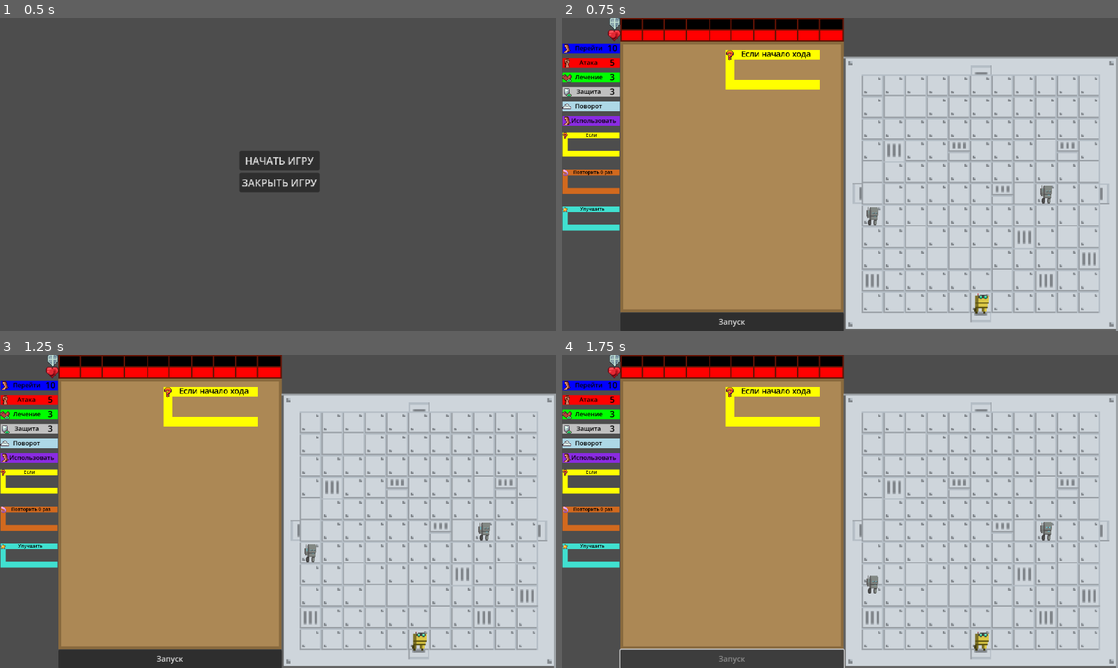
Above: before the commit, frames 1-4 (two rows, left to right).
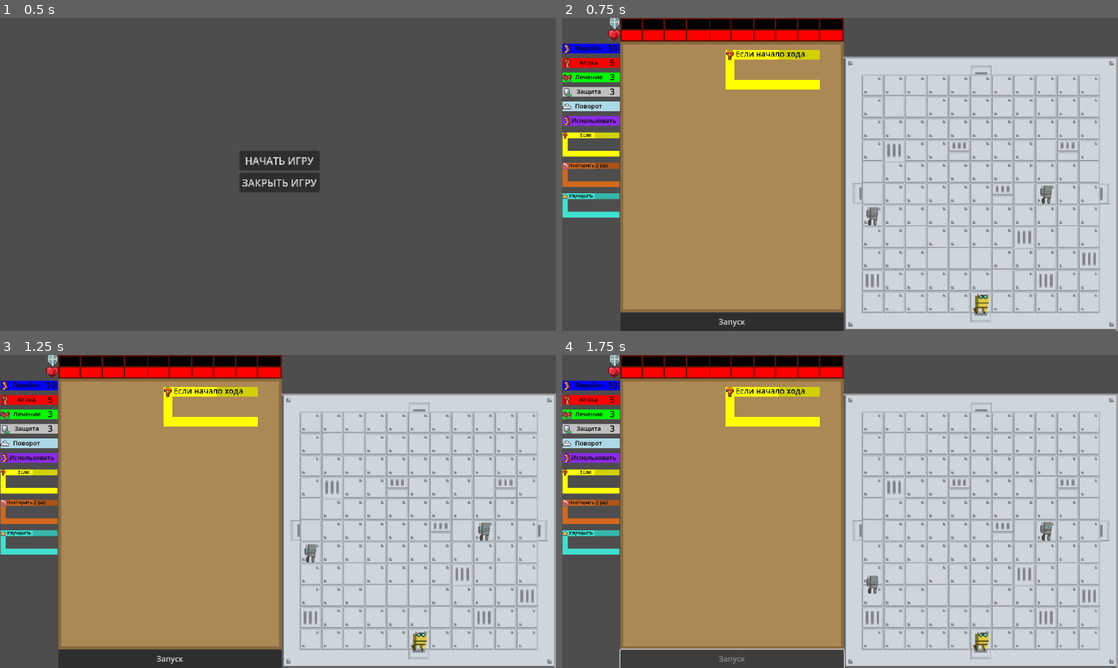
Above: after the commit, the same moments.

Repository: timurkinBits/scratch_roguelike
Game: Godot game, scene res://scenes/main_menu.tscn
Two runs of this game, one before a commit and one after it. Both use one fixed random seed, a clock stepped at 60 frames per second and the inputs below.
Inputs:
- Up to frame 1 (0.5 s): no input
- Up to frame 2 (0.75 s): click "НАЧАТЬ ИГРУ" at 0.5 s
- Up to frame 3 (1.25 s): no input
- Up to frame 4 (1.75 s): click "Запуск" at 1.25 s

Frame 1 is identical in both runs. In frame 2, 2.0% of the frame differs, in the area x 0-47%, y 10-68%; in frame 3, 2.0%; in frame 4, 2.0%.

Commit message:
block menu

Diff:
--- a/scenes/Command.tscn
+++ b/scenes/Command.tscn
@@ -1,17 +1,20 @@
-[gd_scene load_steps=6 format=3 uid="uid://bfi0oibojw25c"]
+[gd_scene load_steps=7 format=3 uid="uid://bfi0oibojw25c"]
 
 [ext_resource type="Script" uid="uid://dtyn16jw6v334" path="res://scripts/Command.gd" id="1_u6u2w"]
 [ext_resource type="Texture2D" uid="uid://dwcjksqiy8sbm" path="res://sprites/arrow_up.svg" id="2_r3s1r"]
 
 [sub_resource type="RectangleShape2D" id="RectangleShape2D_qfsrn"]
-size = Vector2(305.503, 65.0218)
+size = Vector2(312.218, 65.0218)
 
 [sub_resource type="LabelSettings" id="LabelSettings_5kyvh"]
 font_size = 13
 font_color = Color(0, 0, 0, 1)
 
+[sub_resource type="LabelSettings" id="LabelSettings_r3s1r"]
+font_color = Color(0, 0, 0, 1)
+
 [sub_resource type="RectangleShape2D" id="RectangleShape2D_r3s1r"]
-size = Vector2(20.4043, 14.9291)
+size = Vector2(26, 20)
 
 [node name="Command" type="Node2D"]
 script = ExtResource("1_u6u2w")
@@ -19,7 +22,7 @@
 [node name="Area2D" type="Area2D" parent="."]
 
 [node name="CollisionShape2D" type="CollisionShape2D" parent="Area2D"]
-position = Vector2(45.5, 10)
+position = Vector2(46.5, 10)
 scale = Vector2(0.297869, 0.307589)
 shape = SubResource("RectangleShape2D_qfsrn")
 
@@ -56,28 +59,26 @@
 [node name="NumLabel" type="Label" parent="Texture"]
 texture_filter = 6
 layout_mode = 0
-offset_left = 89.0
-offset_top = -3.0
-offset_right = 112.0
-offset_bottom = 15.0
-scale = Vector2(1.33966, 1.33966)
+offset_left = 92.0
+offset_top = -2.0
+offset_right = 119.0
+offset_bottom = 21.0
 text = "1"
-label_settings = SubResource("LabelSettings_5kyvh")
+label_settings = SubResource("LabelSettings_r3s1r")
 horizontal_alignment = 1
 
 [node name="NumArea" type="Area2D" parent="Texture/NumLabel"]
-position = Vector2(3, 0)
 
 [node name="CollisionShape2D" type="CollisionShape2D" parent="Texture/NumLabel/NumArea"]
-position = Vector2(9.44153, 9.70394)
+position = Vector2(14, 12)
 shape = SubResource("RectangleShape2D_r3s1r")
 
 [node name="ColorRect" type="ColorRect" parent="Texture/NumLabel"]
 layout_mode = 0
-offset_left = 2.23937
-offset_top = 2.23937
-offset_right = 23.2394
-offset_bottom = 17.2394
+offset_left = 1.0
+offset_top = 2.0
+offset_right = 27.0
+offset_bottom = 22.0
 mouse_filter = 2
 color = Color(0, 0, 0, 0.341176)
 
--- a/scenes/block.tscn
+++ b/scenes/block.tscn
@@ -1,10 +1,17 @@
-[gd_scene load_steps=4 format=3 uid="uid://bti8fmdpm8cgl"]
+[gd_scene load_steps=7 format=3 uid="uid://bti8fmdpm8cgl"]
 
 [ext_resource type="Script" uid="uid://cuagnks6lfimo" path="res://scripts/Block.gd" id="1_xy3v5"]
 [ext_resource type="LabelSettings" uid="uid://di7qwojobxj1y" path="res://sprites/Command.tres" id="2_pghf5"]
+[ext_resource type="Texture2D" uid="uid://dwcjksqiy8sbm" path="res://sprites/arrow_up.svg" id="3_wtxr1"]
+
+[sub_resource type="RectangleShape2D" id="RectangleShape2D_bwmav"]
+size = Vector2(102, 22)
 
 [sub_resource type="RectangleShape2D" id="RectangleShape2D_omwid"]
-size = Vector2(19.4111, 18.3651)
+size = Vector2(19.4111, 18.3492)
+
+[sub_resource type="RectangleShape2D" id="RectangleShape2D_wtxr1"]
+size = Vector2(95, 22)
 
 [node name="Block" type="Node2D"]
 z_index = 1
@@ -38,13 +45,20 @@
 mouse_filter = 2
 metadata/_edit_use_anchors_ = true
 
+[node name="ColorRect" type="ColorRect" parent="Texture"]
+layout_mode = 0
+offset_left = 122.0
+offset_right = 217.0
+offset_bottom = 22.0
+mouse_filter = 2
+color = Color(0.366595, 0.366595, 0.366595, 0.286275)
+
 [node name="Area2D" type="Area2D" parent="."]
 collision_layer = 2
 
 [node name="CollisionUp" type="CollisionShape2D" parent="Area2D"]
-position = Vector2(109, 11)
-scale = Vector2(11.16, 1.2)
-shape = SubResource("RectangleShape2D_omwid")
+position = Vector2(71, 11)
+shape = SubResource("RectangleShape2D_bwmav")
 
 [node name="CollisionDown" type="CollisionShape2D" parent="Area2D"]
 position = Vector2(109, 100.981)
@@ -57,17 +71,44 @@
 scale = Vector2(1.03034, -6.10681)
 shape = SubResource("RectangleShape2D_omwid")
 
+[node name="CollisionUpProperty" type="CollisionShape2D" parent="Area2D"]
+position = Vector2(169.5, 11)
+shape = SubResource("RectangleShape2D_wtxr1")
+
 [node name="Label" type="Label" parent="."]
-offset_left = 13.0
+offset_left = 23.0
 offset_top = -4.0
-offset_right = 220.0
+offset_right = 122.0
 offset_bottom = 24.0
+text = "Если"
 label_settings = ExtResource("2_pghf5")
-horizontal_alignment = 1
-metadata/_edit_use_anchors_ = true
+horizontal_alignment = 2
 
 [node name="Icon" type="Sprite2D" parent="."]
 position = Vector2(10, 12)
 scale = Vector2(0.7, 0.7)
 
+[node name="Up" type="Button" parent="."]
+visible = false
+z_index = 20
+offset_left = 162.0
+offset_top = -15.0
+offset_right = 970.0
+offset_bottom = 793.0
+scale = Vector2(0.01854, 0.01854)
+icon = ExtResource("3_wtxr1")
+
+[node name="Down" type="Button" parent="."]
+visible = false
+z_index = 20
+offset_left = 177.0
+offset_top = 37.0
+offset_right = 985.0
+offset_bottom = 845.0
+rotation = 3.14159
+scale = Vector2(0.01854, 0.01854)
+icon = ExtResource("3_wtxr1")
+
 [connection signal="input_event" from="Area2D" to="." method="_on_area_2d_input_event"]
+[connection signal="pressed" from="Up" to="." method="_on_up_pressed"]
+[connection signal="pressed" from="Down" to="." method="_on_down_pressed"]
--- a/scenes/command_menu.tscn
+++ b/scenes/command_menu.tscn
@@ -37,12 +37,11 @@
 text = "_"
 
 [node name="Block2" parent="." instance=ExtResource("3_83ksq")]
-position = Vector2(0, 337)
+position = Vector2(0, 310)
 scale = Vector2(0.545718, 0.545718)
 type = 3
 
 [node name="Block3" parent="." instance=ExtResource("3_83ksq")]
-position = Vector2(0, 261)
+position = Vector2(0, 247)
 scale = Vector2(0.545718, 0.545718)
 type = 2
-loop_count = 0
--- a/scenes/wall.tscn
+++ b/scenes/wall.tscn
@@ -19,5 +19,6 @@
 texture = SubResource("AtlasTexture_e00m8")
 
 [node name="CollisionShape2D" type="CollisionShape2D" parent="."]
+visible = false
 position = Vector2(-0.0224013, -0.00954294)
 shape = SubResource("RectangleShape2D_2ktk7")
--- a/scripts/Block.gd
+++ b/scripts/Block.gd
@@ -2,8 +2,6 @@
 class_name Block
 
 enum BlockType { NONE, CONDITION, LOOP, ABILITY }
-
-signal menu_command_clicked(type: int)
 
 @export_category("Block Settings")
 @export var type: BlockType
@@ -23,16 +21,24 @@
 @onready var texture_up = $Texture/TextureUp
 @onready var texture_down = $Texture/TextureDown
 @onready var texture_left = $Texture/TextureLeft
+@onready var buttons = [$Up, $Down]
+@onready var table = $'../..'
 
 var slots: Array[CommandSlot] = []
 var parent_slot: CommandSlot = null
 var config: Dictionary
 var original_slot_commands: Array = []
 var is_menu_command: bool = false
+var is_settings: bool = false
 
 const AVAILABLE_CONDITIONS = [
-	"начало хода",
 	"здоровье < 50%",
+]
+
+const AVAILABLE_ABILITIES = [
+	"+1 урон",
+	"+1 движ.",
+	"+1 защита",
 ]
 
 var block_configs = {
@@ -63,10 +69,8 @@
 	config = block_configs[type]
 	update_appearance()
 	initialize_slots()
-
-	if type == BlockType.CONDITION and text.is_empty():
-		text = AVAILABLE_CONDITIONS[0]
-		update_appearance()
+	buttons[0].visible = false  # Скрываем кнопку "Up"
+	buttons[1].visible = false  # Скрываем кнопку "Down"
 
 func initialize_slots() -> void:
 	if slots.is_empty():
@@ -138,10 +142,11 @@
 
 func recreate_collision_shapes(total_height: float) -> void:
 	for child in area.get_children():
-		child.queue_free()
-
-	create_collision_rectangle("CollisionUp", texture_up.size,
-		Vector2(texture_up.size.x / 2, texture_up.size.y / 2))
+		if !child.name == "CollisionUpProperty":
+			child.queue_free()
+	var size_up = texture_up.size.x / 1.78
+	create_collision_rectangle("CollisionUp", Vector2(size_up, texture_up.size.y),
+		Vector2(size_up / 2, texture_up.size.y / 2))
 
 	create_collision_rectangle("CollisionDown", texture_down.size,
 		Vector2(texture_down.size.x / 2, total_height + texture_down.size.y / 2))
@@ -295,8 +300,81 @@
 		text = new_condition
 		update_appearance()
 
-
-func _on_area_2d_input_event(viewport: Node, event: InputEvent, shape_idx: int) -> void:
+func set_ability(new_ability: String) -> void:
+	if type == BlockType.ABILITY and new_ability in AVAILABLE_ABILITIES:
+		text = new_ability
+		update_appearance()
+
+func change_loop_count(amount: int) -> void:
+	if type == BlockType.LOOP:
+		loop_count = clamp(loop_count + amount, 2, 2)
+		update_appearance()
+		initialize_slots()
+
+func navigate_options(direction: int) -> void:
+	match type:
+		BlockType.CONDITION:
+			_navigate_conditions(direction)
+		BlockType.LOOP:
+			change_loop_count(direction)
+		BlockType.ABILITY:
+			_navigate_abilities(direction)
+
+func _navigate_conditions(direction: int) -> void:
+	if AVAILABLE_CONDITIONS.is_empty():
+		return
+
+	var current_index = AVAILABLE_CONDITIONS.find(text)
+	if current_index == -1:
+		current_index = 0
+	else:
+		current_index = (current_index + direction) % AVAILABLE_CONDITIONS.size()
+		if current_index < 0:
+			current_index = AVAILABLE_CONDITIONS.size() - 1
+
+	set_condition(AVAILABLE_CONDITIONS[current_index])
+
+func _navigate_abilities(direction: int) -> void:
+	if AVAILABLE_ABILITIES.is_empty():
+		return
+
+	var current_index = AVAILABLE_ABILITIES.find(text)
+	if current_index == -1:
+		current_index = 0
+	else:
+		current_index = (current_index + direction) % AVAILABLE_ABILITIES.size()
+		if current_index < 0:
+			current_index = AVAILABLE_ABILITIES.size() - 1
+
+	set_ability(AVAILABLE_ABILITIES[current_index])
+
+func _on_area_2d_input_event(_viewport: Node, event: InputEvent, shape_idx: int) -> void:
 	if event is InputEventMouseButton:
-		if event.button_index == MOUSE_BUTTON_RIGHT and !is_menu_command and event.pressed:
-			queue_free()
+		if shape_idx != 0:
+			if event.button_index == MOUSE_BUTTON_RIGHT and !is_menu_command and event.pressed \
+				and text != 'начало хода' and not table.is_turn_in_progress:
+					queue_free()
+			else:
+				is_settings = false
+				change_settings(is_settings)
+		else:
+			if event.button_index == MOUSE_BUTTON_LEFT and !is_menu_command and event.pressed \
+				and text != 'начало хода' and not table.is_turn_in_progress:
+					is_settings = !is_settings  # Переключаем режим настроек
+					change_settings(is_settings)  # Управляем видимостью кнопок
+
+func change_settings(settings: bool) -> void:
+	buttons[0].visible = settings  # Показываем/скрываем "Up"
+	buttons[1].visible = settings  # Показываем/скрываем "Down"
+
+func _exit_tree() -> void:
+	if parent_slot and is_instance_valid(parent_slot):
+		parent_slot.command = null
+		if parent_slot.block and is_instance_valid(parent_slot.block):
+			parent_slot.block.update_slots()
+
+func _on_up_pressed() -> void:
+	navigate_options(1)  # -1 означает переход к предыдущему элементу
+
+func _on_down_pressed() -> void:
+	navigate_options(-1)   # 1 означает переход к следующему элементу
--- a/scripts/Command.gd
+++ b/scripts/Command.gd
@@ -214,10 +214,6 @@
 			queue_free()
 
 func _on_up_pressed() -> void:
-	# Пропускаем для USE
-	if type == TypeCommand.USE:
-		return
-
 	if type == TypeCommand.TURN:
 		set_number(value + 1)  # Передаем любое значение, больше текущего
 		return
@@ -262,10 +258,6 @@
 		parent_block.update_slots()  # Убираем call_deferred для немедленного обновления
 
 func _on_num_area_input_event(_viewport: Node, event: InputEvent, _shape_idx: int) -> void:
-	# Для USE не показываем настройки
-	if type == TypeCommand.USE:
-		return
-
 	if event is InputEventMouseButton and event.button_index == MOUSE_BUTTON_LEFT and event.pressed:
 		if not is_menu_command and not table.is_turn_in_progress:  # Добавлена проверка состояния хода
 			# Открываем настройки при клике на область числа
@@ -275,11 +267,5 @@
 				command.update_buttons_state()
 
 func change_settings(settings: bool):
-	# Для USE всегда скрываем кнопки
-	if type == TypeCommand.USE:
-		up_button.visible = false
-		down_button.visible = false
-		return
-
 	up_button.visible = settings
 	down_button.visible = settings
--- a/scripts/command_executor.gd
+++ b/scripts/command_executor.gd
@@ -43,6 +43,8 @@
 	button.disabled = true
 	for command in get_tree().get_nodes_in_group("commands"):
 		command.change_settings(false)
+	for block in get_tree().get_nodes_in_group("blocks"):
+		block.change_settings(false)
 
 func _process_turn_phase(trigger_time: String) -> bool:
 	await check_and_execute_conditions(trigger_time)
@@ -234,7 +236,7 @@
 func _apply_command_modifiers(command: Command) -> void:
 	if command.additional_properties == '+1 урон' and command.type == Command.TypeCommand.ATTACK:
 		command.value += 1
-	elif command.additional_properties == '+1 перемещение' and command.type == Command.TypeCommand.MOVE:
+	elif command.additional_properties == '+1 движ.' and command.type == Command.TypeCommand.MOVE:
 		command.value += 1
 
 func collect_commands(block: Block, commands: Array[Node]) -> void:
--- a/scripts/command_menu.gd
+++ b/scripts/command_menu.gd
@@ -5,47 +5,48 @@
 
 func _ready() -> void:
 	for command in command_list:
-		if command is Command:
-			command.is_menu_command = true
-			command.menu_command_clicked.connect(_on_menu_command_clicked)
-		elif command is Block:
-			command.is_menu_command = true  # Добавьте эту строку
-			command.get_node("Area2D").input_pickable = true
-			var area = command.get_node("Area2D")
-			area.input_event.connect(func(_viewport, event, _shape_idx):
-				if event is InputEventMouseButton and event.button_index == MOUSE_BUTTON_LEFT and event.pressed:
-					_on_menu_block_clicked(command.type)
-			)
+		setup_menu_item(command)
 
-	Global.connect("points_changed", _on_points_changed)
+	Global.connect("points_changed", update_command_appearances)
 	update_command_appearances()
+
+func setup_menu_item(command) -> void:
+	if command is Command:
+		command.is_menu_command = true
+		command.menu_command_clicked.connect(_on_menu_command_clicked)
+	elif command is Block:
+		command.is_menu_command = true
+		var area = command.get_node("Area2D")
+		area.input_pickable = true
+		area.input_event.connect(func(_viewport, event, _shape_idx):
+			if event is InputEventMouseButton and event.button_index == MOUSE_BUTTON_LEFT and event.pressed:
+				_on_menu_block_clicked(command.type)
+		)
 
 func _on_menu_command_clicked(type: int) -> void:
 	var remaining_points = Global.get_remaining_points(type)
 	if remaining_points > 0 and !table_node.is_turn_in_progress:
-		# Instead of directly creating a card, call the new method that creates a copy
 		table_node.create_command_copy(type)
 
 	update_command_appearances()
 
 func _on_menu_block_clicked(type: int) -> void:
 	if !table_node.is_turn_in_progress:
-		# Заменяем вызов create_card на create_block_copy
 		table_node.create_block_copy(type)
 
-func _on_points_changed() -> void:
-	update_command_appearances()
+func update_command_appearances() -> void:
+	if not is_inside_tree():
+		return
 
-func update_command_appearances() -> void:
-	if is_inside_tree():
-		for command in get_tree().get_nodes_in_group("commands"):
-			command.update_buttons_state()
+	# Update all command buttons
+	for command in get_tree().get_nodes_in_group("commands"):
+		command.update_buttons_state()
+
+	# Update menu items visibility
 	for command in command_list:
 		if command is Command:
 			var remaining = Global.get_remaining_points(command.type)
-			if remaining <= 0:
-				command.modulate.a = 0.3
-				command.get_node("Area2D").input_pickable = false
-			else:
-				command.modulate.a = 1.0
-				command.get_node("Area2D").input_pickable = true
+			var is_available = remaining > 0
+
+			command.modulate.a = 1.0 if is_available else 0.3
+			command.get_node("Area2D").input_pickable = is_available
--- a/scripts/command_slot.gd
+++ b/scripts/command_slot.gd
@@ -21,7 +21,7 @@
 	if block.is_menu_command:
 		visible = false
 	else:
-		visible = table.dragged_card != null or command != null
+		visible = table.dragged_card != null and command == null
 
 func add_command(new_command: Node2D) -> void:
 	if command != null or not is_instance_valid(new_command):
--- a/scripts/edit_mode.gd
+++ b/scripts/edit_mode.gd
@@ -1,6 +1,6 @@
 extends Node2D
 
-const SAVE_FILE_PATH = "res://wall_layouts.save"
+const SAVE_FILE_PATH = "res://layouts.save"
 
 enum PlacementType {
 	NONE,
--- a/scripts/table.gd
+++ b/scripts/table.gd
@@ -18,9 +18,7 @@
 var block_scene = preload('res://scenes/Block.tscn')
 
 func _process(delta: float) -> void:
-	if is_turn_in_progress:  # Пропускаем обработку, если ход выполняется
-		return
-	if not dragged_card:
+	if is_turn_in_progress or not dragged_card:
 		return
 
 	var mouse_pos = get_global_mouse_position()
@@ -41,18 +39,21 @@
 			affected_block = hovered_slot.block
 			affected_block.prepare_for_insertion(hovered_slot)
 			has_shifted_commands = true
+	elif has_shifted_commands and affected_block:
+		affected_block.cancel_insertion()
+		has_shifted_commands = false
+		hover_timer = 0.0
 	else:
-		if has_shifted_commands and affected_block:
-			affected_block.cancel_insertion()
-			has_shifted_commands = false
 		hover_timer = 0.0
 
 func _input(event: InputEvent) -> void:
-	if event is InputEventMouseButton and event.button_index == MOUSE_BUTTON_LEFT:
-		if event.pressed and not is_turn_in_progress:  # Начинаем перетаскивание только если ход не выполняется
-			start_drag()
-		elif not event.pressed:
-			finish_drag()
+	if not (event is InputEventMouseButton and event.button_index == MOUSE_BUTTON_LEFT):
+		return
+
+	if event.pressed and not is_turn_in_progress:
+		start_drag()
+	elif not event.pressed:
+		finish_drag()
 
 func get_table_rect() -> Rect2:
 	var table_canvas_rect = table_texture.get_global_rect()
@@ -63,19 +64,17 @@
 
 func enforce_table_boundaries(card: Node2D, target_position: Vector2, table_rect: Rect2) -> void:
 	var size = get_card_size(card)
-	var new_position = target_position.clamp(
+	card.global_position = target_position.clamp(
 		table_rect.position,
 		table_rect.position + table_rect.size - size
 	)
 
-	card.global_position = new_position
-
 func get_card_size(card: Node2D) -> Vector2:
 	if card is Block:
 		return card.get_full_size() * card.scale
-	else:
-		var texture_node = card.get_node("Texture")
-		return texture_node.size * card.scale if texture_node else Vector2.ZERO
+
+	var texture_node = card.get_node("Texture")
+	return texture_node.size * card.scale if texture_node else Vector2.ZERO
 
 func raycast_for_card() -> Node2D:
 	var query = PhysicsPointQueryParameters2D.new()
@@ -88,8 +87,12 @@
 		var obj = hit["collider"].get_parent()
 		if obj is CommandSlot and is_instance_valid(obj.command):
 			return obj.command
-		if not obj.is_menu_command and (obj is Command or obj is Block):
+		if obj is Command and not obj.is_menu_command:
 			return obj
+		if obj is Block and not obj.is_menu_command:
+			if hit["shape"] != 0:
+				return obj
+			# Пропускаем, если shape_idx == 0
 	return null
 
 func find_card_slot(card: Node2D) -> CommandSlot:
@@ -97,10 +100,12 @@
 		return null
 
 	for block in get_tree().get_nodes_in_group("blocks"):
-		if is_instance_valid(block):
-			for slot in block.slots:
-				if slot.command == card:
-					return slot
+		if not is_instance_valid(block):
+			continue
+
+		for slot in block.slots:
+			if slot.command == card:
+				return slot
 	return null
 
 func start_drag() -> void:
@@ -119,22 +124,27 @@
 func finish_drag() -> void:
 	if not dragged_card:
 		return
+
 	var table_rect = get_table_rect()
-	if is_turn_in_progress:  # Во время хода просто ограничиваем положение объекта
+
+	if is_turn_in_progress:
 		enforce_table_boundaries(dragged_card, dragged_card.global_position, table_rect)
-	else:
-		if hovered_slot and is_instance_valid(hovered_slot):
-			var invalid_condition_placement = dragged_card is Block and is_condition_block_in_block(dragged_card, hovered_slot)
-			if would_fit_in_boundaries(dragged_card, hovered_slot, table_rect) and not invalid_condition_placement:
-				place_card_in_slot(hovered_slot)
-			else:
-				enforce_table_boundaries(dragged_card, dragged_card.global_position, table_rect)
+	elif hovered_slot and is_instance_valid(hovered_slot):
+		var invalid_placement = dragged_card is Block and is_condition_block_in_block(dragged_card, hovered_slot)
+
+		if would_fit_in_boundaries(dragged_card, hovered_slot, table_rect) and not invalid_placement:
+			place_card_in_slot(hovered_slot)
 		else:
 			enforce_table_boundaries(dragged_card, dragged_card.global_position, table_rect)
+	else:
+		enforce_table_boundaries(dragged_card, dragged_card.global_position, table_rect)
 
 	if dragged_card:
 		dragged_card.z_index = 1
 
+	reset_drag_state()
+
+func reset_drag_state() -> void:
 	dragged_card = null
 	affected_block = null
 	hover_timer = 0.0
@@ -160,9 +170,7 @@
 		table_rect.position + table_rect.size - full_size
 	)
 
-	var needs_adjustment = new_position != current_position
-
-	if needs_adjustment and block.parent_slot == null:
+	if new_position != current_position and block.parent_slot == null:
 		block.global_position = new_position
 		block.update_all_slot_positions()
 
@@ -204,10 +212,8 @@
 			hovered_slot = obj
 			break
 
-# New method to create a copy of a command (this will be used instead of moving the menu command)
 func create_command_copy(type: int) -> void:
 	var remaining_points = Global.get_remaining_points(type)
-
 	if remaining_points <= 0:
 		return
 
@@ -220,7 +226,6 @@
 	new_command.position = Vector2(8, 8)
 	new_command.add_to_group("commands")
 
-# Создаем копию блока из меню
 func create_block_copy(type: int) -> void:
 	if is_turn_in_progress:
 		return
@@ -228,20 +233,21 @@
 	var new_block = block_scene.instantiate()
 	new_block.type = type
 
-	# Инициализируем значения по умолчанию в зависимости от типа
-	if type == Block.BlockType.CONDITION:
-		new_block.text = new_block.AVAILABLE_CONDITIONS[0]
-	elif type == Block.BlockType.LOOP:
-		new_block.loop_count = 2
-	elif type == Block.BlockType.ABILITY:
-		new_block.text = ""
+	# Set default values based on type
+	match type:
+		Block.BlockType.CONDITION:
+			new_block.text = " "
+		Block.BlockType.LOOP:
+			new_block.loop_count = 2
+		Block.BlockType.ABILITY:
+			new_block.text = ""
 
 	table_texture.add_child(new_block)
 	new_block.update_appearance()
 	new_block.initialize_slots()
 
-	# Позиционируем блок в верхний левый угол стола
-	new_block.position = Vector2(8, 64)
+	new_block.position = Vector2(8, 8)
+	new_block.scale = Vector2(0.9, 0.9)
 	new_block.add_to_group("blocks")
 
 func create_card(kind, type: int) -> void:
Not shown, added: layouts.save
Not shown, changed: scratch_roguelike.exe
